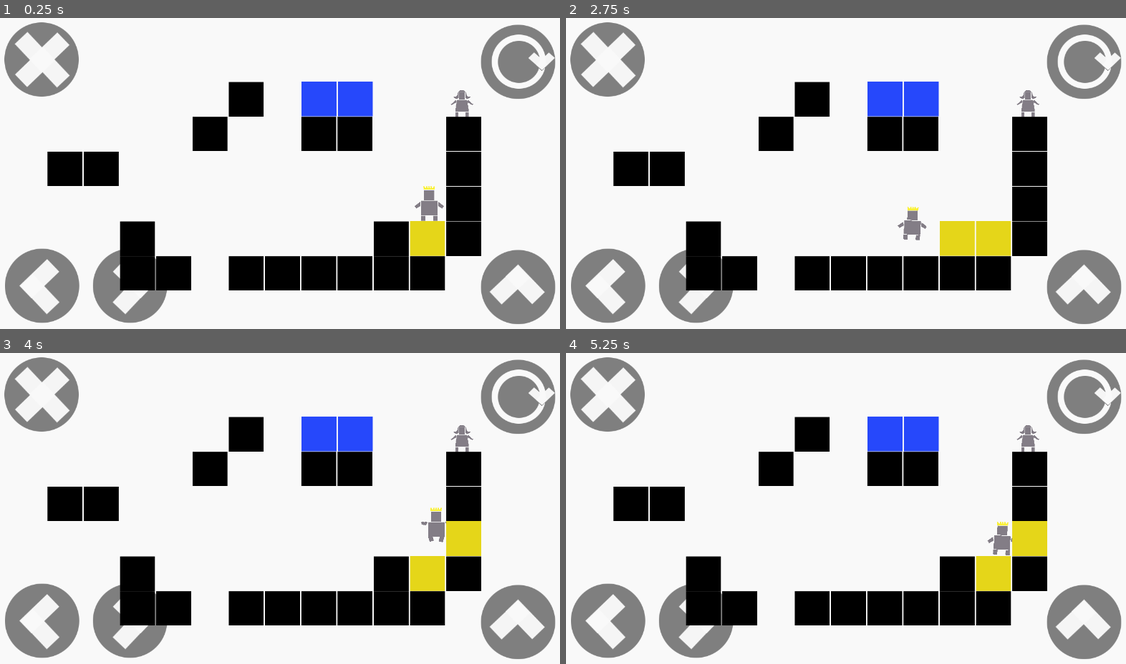
Above: before the commit, frames 1-4 (two rows, left to right).
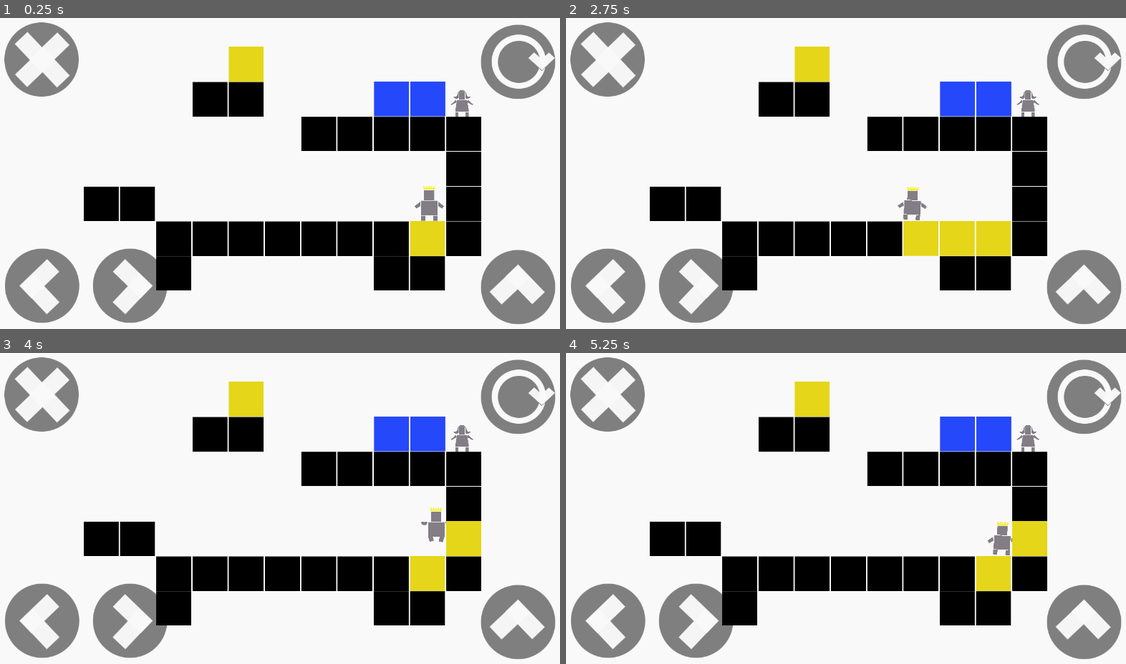
Above: after the commit, the same moments.

Repository: meburns/midas
Game: Godot game, scene res://src/levels/Level17.tscn
Two runs of this game, one before a commit and one after it. Both use one fixed random seed, a clock stepped at 60 frames per second and the inputs below. This scene is started directly instead of the project's main scene.
Inputs:
- Up to frame 1 (0.25 s): no input
- Up to frame 2 (2.75 s): tap Enter (ui_accept) at 0.5 s; hold Right (move_right) 0.53-2.03 s; tap R (refresh) at 0.6, 1.35, 2.1 s; tap Space (jump) at 0.77, 1.52 s; hold A (move_left) from 2.03 s (still down)
- Up to frame 3 (4 s): release A (move_left) at 2.78 s; hold Right (move_right) from 2.78 s (still down); tap R (refresh) at 2.85, 3.6 s; tap Space (jump) at 3.02, 3.77 s
- Up to frame 4 (5.25 s): release Right (move_right) at 4.28 s; hold A (move_left) 4.28-5.03 s; tap R (refresh) at 4.35, 5.1 s; tap Space (jump) at 4.52 s; hold Right (move_right) from 5.03 s (still down)

The runs differ from the first frame. In frame 1, 18% of the frame differs, in the area x 8-80%, y 9-88%; in frame 2, 18%; in frame 3, 18%; in frame 4, 18%.

Commit message:
Improve level 17 layout

Diff:
--- a/src/levels/Level17.tscn
+++ b/src/levels/Level17.tscn
@@ -5,7 +5,6 @@
 [ext_resource path="res://src/blocks/block.tscn" type="PackedScene" id=4]
 [ext_resource path="res://src/overlays/Outside.tscn" type="PackedScene" id=5]
 [ext_resource path="res://src/players/Midas.tscn" type="PackedScene" id=6]
-
 
 [node name="Level17" type="Node2D"]
 position = Vector2( -1.02133, 3.90103 )
@@ -18,10 +17,10 @@
 position = Vector2( 537.864, -239.1 )
 
 [node name="Water" parent="." instance=ExtResource( 1 )]
-position = Vector2( 811.021, 230.099 )
+position = Vector2( 973.021, 230.099 )
 
 [node name="Water2" parent="." instance=ExtResource( 1 )]
-position = Vector2( 730.021, 230.099 )
+position = Vector2( 892.021, 230.099 )
 
 [node name="Midas" parent="." instance=ExtResource( 6 )]
 position = Vector2( 973.021, 464.099 )
@@ -30,37 +29,41 @@
 position = Vector2( 1044.72, 230.099 )
 
 [node name="Block" parent="." instance=ExtResource( 4 )]
-position = Vector2( 325.021, 542.099 )
+position = Vector2( 406.021, 542.099 )
 
 [node name="Block2" parent="." instance=ExtResource( 4 )]
-position = Vector2( 163.021, 386.099 )
+position = Vector2( 244.021, 464.099 )
 
 [node name="Block3" parent="." instance=ExtResource( 4 )]
-position = Vector2( 325.021, 620.099 )
+position = Vector2( 406.021, 620.099 )
 
 [node name="Block4" parent="." instance=ExtResource( 4 )]
-position = Vector2( 244.021, 386.099 )
+position = Vector2( 325.021, 464.099 )
 
 [node name="Block5" parent="." instance=ExtResource( 4 )]
 position = Vector2( 892.021, 542.099 )
 
 [node name="Block12" parent="." instance=ExtResource( 4 )]
-position = Vector2( 811.021, 620.099 )
+position = Vector2( 811.021, 542.099 )
 
 [node name="Block13" parent="." instance=ExtResource( 4 )]
-position = Vector2( 730.021, 620.099 )
+position = Vector2( 730.021, 542.099 )
 
 [node name="Block16" parent="." instance=ExtResource( 4 )]
-position = Vector2( 649.021, 620.099 )
+position = Vector2( 649.021, 542.099 )
 
 [node name="Block20" parent="." instance=ExtResource( 4 )]
-position = Vector2( 487.021, 308.099 )
+position = Vector2( 568.021, 230.099 )
+
+[node name="Block24" parent="." instance=ExtResource( 4 )]
+position = Vector2( 568.021, 152.099 )
+touched = true
 
 [node name="Block21" parent="." instance=ExtResource( 4 )]
-position = Vector2( 568.021, 230.099 )
+position = Vector2( 487.021, 230.099 )
 
 [node name="Block19" parent="." instance=ExtResource( 4 )]
-position = Vector2( 568.021, 620.099 )
+position = Vector2( 568.021, 542.099 )
 
 [node name="Block6" parent="." instance=ExtResource( 4 )]
 position = Vector2( 892.021, 620.099 )
@@ -81,13 +84,19 @@
 position = Vector2( 1054.02, 542.099 )
 
 [node name="Block14" parent="." instance=ExtResource( 4 )]
+position = Vector2( 892.021, 308.099 )
+
+[node name="Block22" parent="." instance=ExtResource( 4 )]
+position = Vector2( 811.021, 308.099 )
+
+[node name="Block23" parent="." instance=ExtResource( 4 )]
 position = Vector2( 730.021, 308.099 )
 
 [node name="Block15" parent="." instance=ExtResource( 4 )]
-position = Vector2( 811.021, 308.099 )
+position = Vector2( 973.021, 308.099 )
 
 [node name="Block17" parent="." instance=ExtResource( 4 )]
 position = Vector2( 1054.02, 308.099 )
 
 [node name="Block18" parent="." instance=ExtResource( 4 )]
-position = Vector2( 406.021, 620.099 )
+position = Vector2( 487.021, 542.099 )
